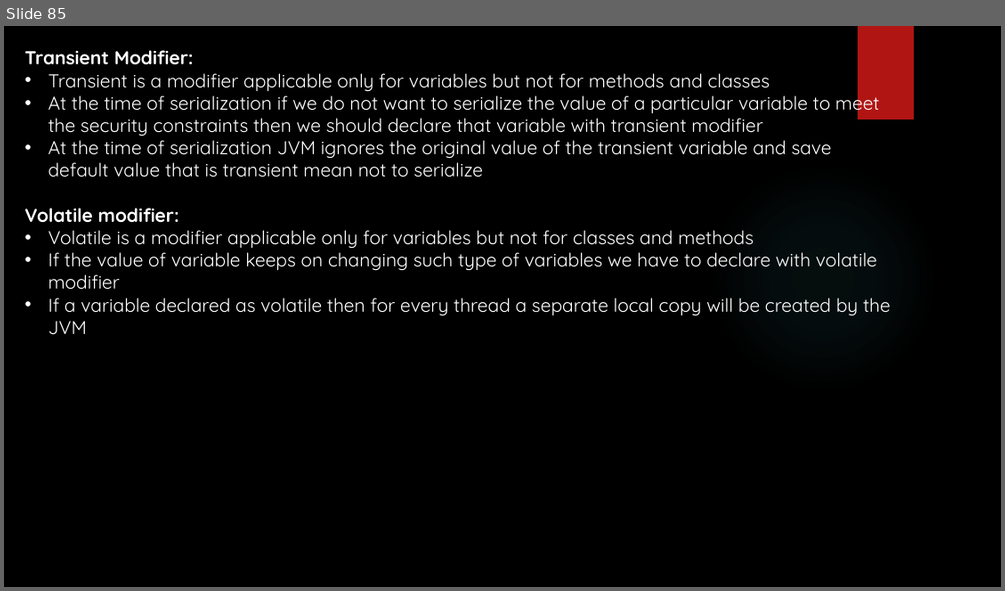
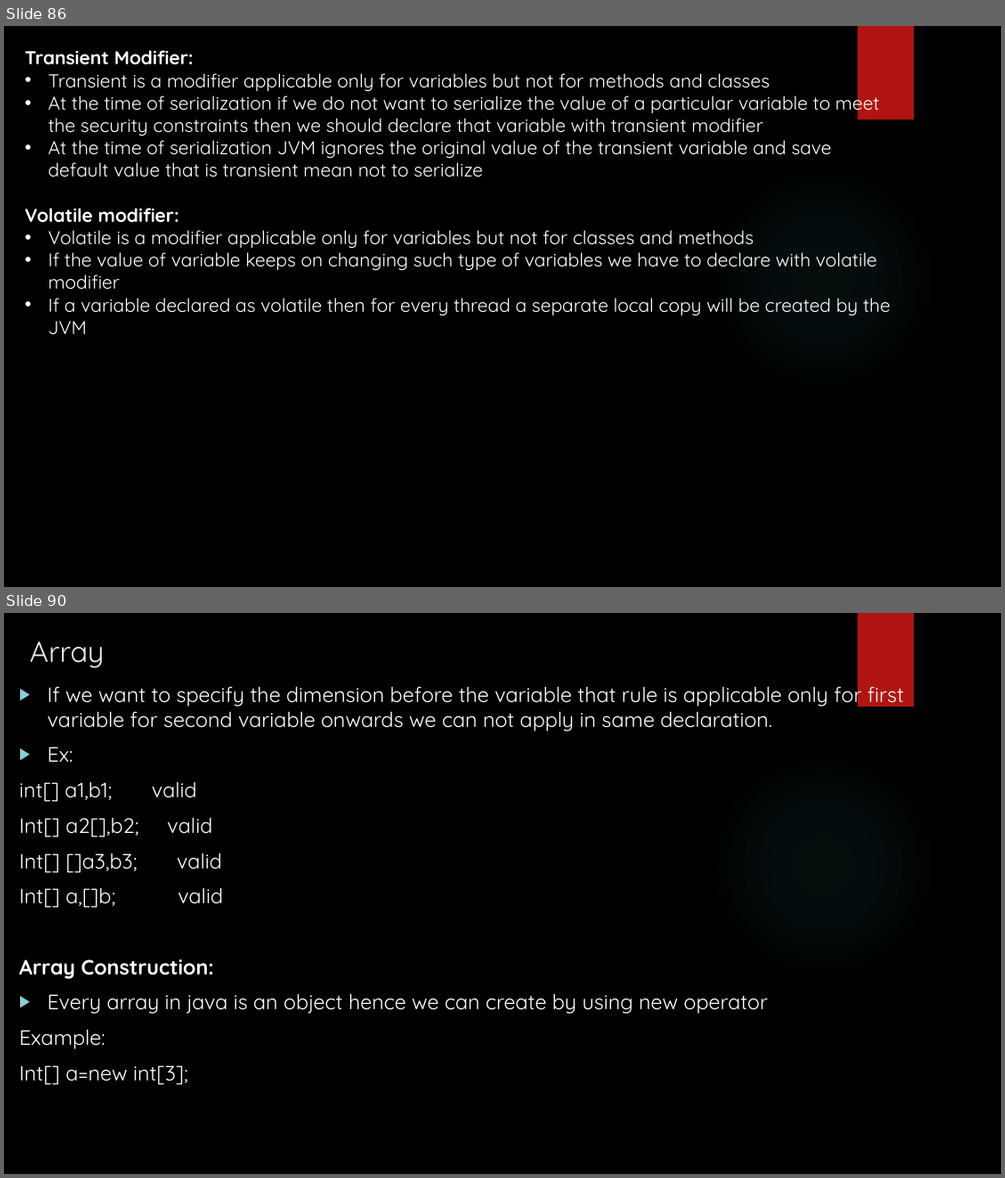
Before and after one commit to Vishalkr1091/JavaTrainingMaterial, a slide deck: Java Training - Sessions.pptx. Shown one above the other, each under a label of ours: slide 85 before the commit, slides 86 and 90 after it; the slides between them are not shown. The pictures are 1005x591 and 1005x1178 pixels, drawn with LibreOffice and Linux fonts; fonts in the diff are those of the drawing; background and template pictures are left out. Boxes give left, top, right and bottom in pixels: in the first picture for what was removed or moved away, otherwise in the second. Text is boxed around its words. In the diff, an @@ line names an element or a change of style, - is before the commit and + after.

```diff
--- a/Java Training - Sessions.pptx
+++ b/Java Training - Sessions.pptx
@@ slide 90 added at (x1=4, y1=613, x2=1001, y2=1174), background picture (left out); not listed: 2 template elements that a slide beside it also shows @@
@@ title added at (x1=30, y1=641, x2=105, y2=668), 28 pt, text #EBEBEB @@
+Array
@@ text added at (x1=19, y1=681, x2=904, y2=1085), 20 pt, text #FFFFFF @@
+▶ If we want to specify the dimension before the variable that rule is applicable only for first variable for second variable onwards we can not apply in same declaration.
+▶ Ex:
+int[] a1,b1; valid
+Int[] a2[],b2; valid
+Int[] []a3,b3; valid
+Int[] a,[]b; valid
+Array Construction:
+▶ Every array in java is an object hence we can create by using new operator
+Example:
+Int[] a=new int[3];
@@ what was slide 85 is now slide 86 @@
```
Also in this commit, not shown: 11 other slides added.
